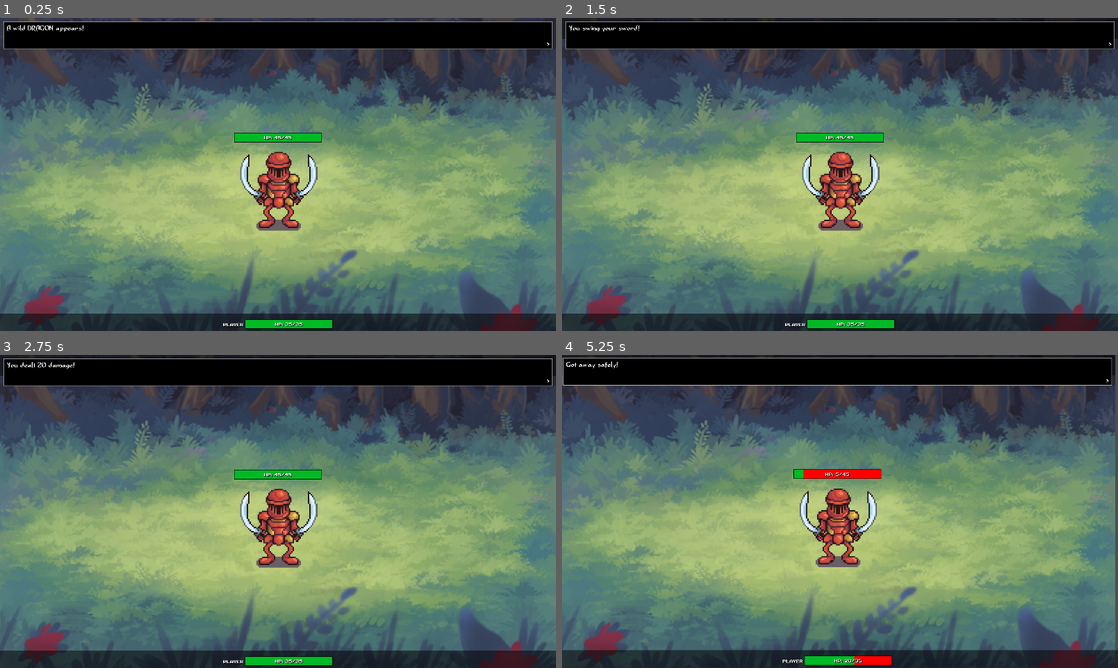
Above: before the commit, frames 1-4 (two rows, left to right).
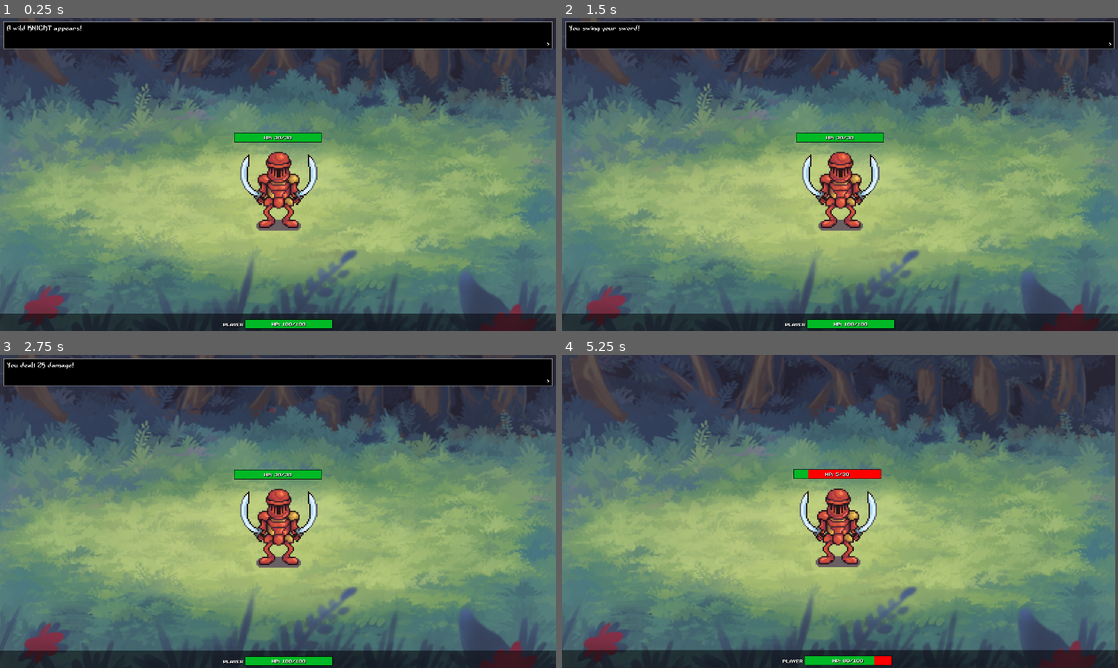
Above: after the commit, the same moments.

Repository: elliottdombrowski/tb-rpg
Game: Godot game, scene res://scenes/main/main.tscn
Same seed, same stepped clock (60 frames per second), same inputs: the game is played once before the commit and once after it.
Inputs (mouse positions are in pixels of both pictures, inside the frame that each line leads up to):
- Up to frame 1 (0.25 s): no input
- Up to frame 2 (1.5 s): tap Enter (ui_accept) at 0.5, 0.77 s; move the mouse to (962, 158) at 0.52 s; click (962, 158) at 0.67 s; click "Attack" at 1.25 s
- Up to frame 3 (2.75 s): click (461, 364) at 2 s, where only the run before the commit has a clickable "Run"
- Up to frame 4 (5.25 s): click (840, 364) at 2.75 s, where only the run before the commit has a clickable "Defend"; click (656, 364) at 3.5 s, where only the run before the commit has a clickable "Attack"; click (840, 364) at 4.25 s, where only the run before the commit has a clickable "Defend"; click (1023, 364) at 5 s, where only the run before the commit has a clickable "Run"

The runs differ from the first frame. In frame 1, 0.2% of the frame differs, in the area x 5-56%, y 2-99%; in frame 2, 1.3%; in frame 3, 1.3%; in frame 4, 9.9%, in the area x 0-100%, y 0-100%.

Commit message:
blueprint done, added fields to player

Diff:
--- a/resources/base_enemy.gd
+++ b/resources/base_enemy.gd
@@ -1,6 +1,7 @@
 extends Resource
 
-@export var name    : String = "Enemy"
-@export var texture : Texture = null
-@export var health  : int = 30
-@export var damage  : int = 20
+@export var name          : String  = "Enemy"
+@export var texture       : Texture = null
+@export var health_points : int     = 30
+@export var magic_points  : int     = 10
+@export var attack_damage : int     = 20
--- a/resources/dragon.tres
+++ /dev/null
@@ -1,11 +0,0 @@
-[gd_resource type="Resource" load_steps=3 format=3 uid="uid://neodjrle8b6x"]
-
-[ext_resource type="Script" path="res://resources/base_enemy.gd" id="1_hgjb2"]
-[ext_resource type="Texture2D" uid="uid://hegm0h0qjnxl" path="res://assets/characters/enemies/battle/07b.png" id="2_boydr"]
-
-[resource]
-script = ExtResource("1_hgjb2")
-name = "Dragon"
-texture = ExtResource("2_boydr")
-health = 45
-damage = 15
--- /dev/null
+++ b/resources/knight.tres
@@ -0,0 +1,11 @@
+[gd_resource type="Resource" load_steps=3 format=3 uid="uid://neodjrle8b6x"]
+
+[ext_resource type="Script" path="res://resources/base_enemy.gd" id="1_7ru60"]
+[ext_resource type="Texture2D" uid="uid://hegm0h0qjnxl" path="res://assets/characters/enemies/battle/07b.png" id="2_cflyo"]
+
+[resource]
+script = ExtResource("1_7ru60")
+name = "Knight"
+texture = ExtResource("2_cflyo")
+health = 45
+damage = 15
--- a/scenes/autoload/player_stats.gd
+++ b/scenes/autoload/player_stats.gd
@@ -1,5 +1,11 @@
 extends Node
 
-var max_health     : int = 35
-var current_health : int = 35
-var damage         : int = 20
+var max_health_points     : int   = 100
+var current_health_points : int   = 100
+var max_magic_points      : int   = 20
+var current_magic_points  : int   = 20
+var attack_damage         : int   = 25
+var attack_speed          : float = 0.0
+var crit_chance           : float = 0.5
+var dodge_chance          : float = 0.5
+var defense               : int   = 30
--- a/scenes/battle/battle.gd
+++ b/scenes/battle/battle.gd
@@ -14,18 +14,19 @@
 @export_range(0,1) var run_chance : float = 0.5
 @export            var enemy      : Resource = null
 
-var current_player_health = 0
-var current_enemy_health  = 0
+var current_player_health : int  = 0
+var current_enemy_health  : int  = 0
+var is_defending          : bool = false
 
 
 func _ready():
-	set_health(player_health_bar, PlayerStats.current_health, PlayerStats.max_health)
-	set_health(enemy_health_bar, enemy.health, enemy.health)
+	set_health(player_health_bar, PlayerStats.current_health_points, PlayerStats.max_health_points)
+	set_health(enemy_health_bar, enemy.health_points, enemy.health_points)
 	enemy_texture.texture = enemy.texture
 
 	# Initialize health values
-	current_player_health = PlayerStats.current_health
-	current_enemy_health  = enemy.health
+	current_player_health = PlayerStats.current_health_points
+	current_enemy_health  = enemy.health_points
 
 	textbox.hide()
 	actions_panel.hide()
@@ -45,18 +46,30 @@
 func enemy_turn():
 	display_text("%s launches at you!" % enemy.name)
 	await textbox_closed
-	display_text("%s did %d damage!" % [enemy.name, enemy.damage])
-	await textbox_closed
 
-	# Make sure to never let health drop below 0
-	current_player_health = max(0, current_player_health - enemy.damage)
-	set_health(player_health_bar, current_player_health, PlayerStats.max_health)
+	if is_defending:
+		is_defending = false
+		animation.play("player_damaged_defending")
+		await animation.animation_finished
 
-	animation.play("player_damaged")
-	await animation.animation_finished
+		display_text("You defended successfully!")
+		await textbox_closed
+	else:
+		display_text("%s did %d damage!" % [enemy.name, enemy.attack_damage])
+		await textbox_closed
+
+		# Make sure to never let health drop below 0
+		current_player_health = max(0, current_player_health - enemy.attack_damage)
+		set_health(player_health_bar, current_player_health, PlayerStats.max_health_points)
+
+		animation.play("player_damaged")
+		await animation.animation_finished
+
+	actions_panel.show()
 
 
 func display_text(text):
+	actions_panel.hide()
 	textbox.show()
 	textbox_label.text = text
 
@@ -70,15 +83,33 @@
 func _on_attack_pressed():
 	display_text("You swing your sword!")
 	await textbox_closed
-	display_text("You dealt %d damage!" % PlayerStats.damage)
+	display_text("You dealt %d damage!" % PlayerStats.attack_damage)
 	await textbox_closed
 
 	# Make sure to never let health drop below 0
-	current_enemy_health = max(0, current_enemy_health - PlayerStats.damage)
-	set_health(enemy_health_bar, current_enemy_health, enemy.health)
+	current_enemy_health = max(0, current_enemy_health - PlayerStats.attack_damage)
+	set_health(enemy_health_bar, current_enemy_health, enemy.health_points)
 
 	animation.play("enemy_damaged")
 	await animation.animation_finished
+
+	# Check if enemy is dead
+	if current_enemy_health == 0:
+		display_text("%s was defeated!" % enemy.name)
+		await textbox_closed
+		animation.play("enemy_defeated")
+		await animation.animation_finished
+		await get_tree().create_timer(.25).timeout
+		return
+
+	enemy_turn()
+
+
+func _on_defend_pressed():
+	is_defending = true
+	display_text("You prepare defensively!")
+	await textbox_closed
+	await get_tree().create_timer(.25).timeout
 	enemy_turn()
 
 
--- a/scenes/battle/battle.tscn
+++ b/scenes/battle/battle.tscn
@@ -1,9 +1,9 @@
-[gd_scene load_steps=18 format=3 uid="uid://cxwhbpsixv6lj"]
+[gd_scene load_steps=20 format=3 uid="uid://cxwhbpsixv6lj"]
 
 [ext_resource type="Texture2D" uid="uid://bvqn8c7smrwkx" path="res://assets/backgrounds/battleback1.png" id="1_sfa1b"]
 [ext_resource type="Script" path="res://scenes/battle/battle.gd" id="1_xsq6h"]
 [ext_resource type="Texture2D" uid="uid://hegm0h0qjnxl" path="res://assets/characters/enemies/battle/07b.png" id="2_0451p"]
-[ext_resource type="Resource" uid="uid://neodjrle8b6x" path="res://resources/dragon.tres" id="2_ftwma"]
+[ext_resource type="Resource" uid="uid://neodjrle8b6x" path="res://resources/knight.tres" id="2_ekmy7"]
 [ext_resource type="FontFile" uid="uid://654wi25h7d5f" path="res://assets/fonts/NESCyrillic.ttf" id="2_q1436"]
 [ext_resource type="PackedScene" uid="uid://b6qucaybngnak" path="res://scenes/game_objects/cameras/battle_camera/battle_camera.tscn" id="3_5gpi6"]
 [ext_resource type="FontFile" uid="uid://di8e0q2uvkj8c" path="res://assets/fonts/Adventurer.ttf" id="4_af355"]
@@ -79,13 +79,25 @@
 tracks/1/type = "value"
 tracks/1/imported = false
 tracks/1/enabled = true
-tracks/1/path = NodePath("BattleCamera:position")
+tracks/1/path = NodePath("EnemyContainer:modulate")
 tracks/1/interp = 1
 tracks/1/loop_wrap = true
 tracks/1/keys = {
 "times": PackedFloat32Array(0),
 "transitions": PackedFloat32Array(1),
 "update": 0,
+"values": [Color(1, 1, 1, 1)]
+}
+tracks/2/type = "value"
+tracks/2/imported = false
+tracks/2/enabled = true
+tracks/2/path = NodePath("BattleCamera:position")
+tracks/2/interp = 1
+tracks/2/loop_wrap = true
+tracks/2/keys = {
+"times": PackedFloat32Array(0),
+"transitions": PackedFloat32Array(1),
+"update": 0,
 "values": [Vector2(0, 0)]
 }
 
@@ -102,13 +114,45 @@
 "transitions": PackedFloat32Array(1, 1, 1, 1, 1, 1, 1, 1, 1),
 "update": 0,
 "values": [Vector2(0, 0), Vector2(-2, -2), Vector2(6, 1), Vector2(1, 7), Vector2(7, 5), Vector2(3, 9), Vector2(10, 10), Vector2(4, 13), Vector2(0, 0)]
+}
+
+[sub_resource type="Animation" id="Animation_totcl"]
+resource_name = "player_damaged_defending"
+tracks/0/type = "value"
+tracks/0/imported = false
+tracks/0/enabled = true
+tracks/0/path = NodePath("BattleCamera:position")
+tracks/0/interp = 2
+tracks/0/loop_wrap = true
+tracks/0/keys = {
+"times": PackedFloat32Array(0, 0.1, 0.2, 0.3, 0.4, 0.5, 0.6, 0.7, 0.8),
+"transitions": PackedFloat32Array(1, 1, 1, 1, 1, 1, 1, 1, 1),
+"update": 0,
+"values": [Vector2(0, 0), Vector2(-1, -1), Vector2(2, 1), Vector2(1, 3), Vector2(4, 3), Vector2(1, 4), Vector2(3, 4), Vector2(2, 4), Vector2(0, 0)]
+}
+
+[sub_resource type="Animation" id="Animation_mwrfx"]
+resource_name = "enemy_defeated"
+tracks/0/type = "value"
+tracks/0/imported = false
+tracks/0/enabled = true
+tracks/0/path = NodePath("EnemyContainer:modulate")
+tracks/0/interp = 1
+tracks/0/loop_wrap = true
+tracks/0/keys = {
+"times": PackedFloat32Array(0, 1),
+"transitions": PackedFloat32Array(1, 1),
+"update": 0,
+"values": [Color(1, 1, 1, 1), Color(1, 1, 1, 0)]
 }
 
 [sub_resource type="AnimationLibrary" id="AnimationLibrary_hcfq8"]
 _data = {
 "RESET": SubResource("Animation_wghfu"),
 "enemy_damaged": SubResource("Animation_ttn58"),
-"player_damaged": SubResource("Animation_h6oed")
+"enemy_defeated": SubResource("Animation_mwrfx"),
+"player_damaged": SubResource("Animation_h6oed"),
+"player_damaged_defending": SubResource("Animation_totcl")
 }
 
 [node name="Battle" type="Control"]
@@ -119,18 +163,18 @@
 grow_horizontal = 2
 grow_vertical = 2
 script = ExtResource("1_xsq6h")
-enemy = ExtResource("2_ftwma")
+enemy = ExtResource("2_ekmy7")
+
+[node name="Background" type="TextureRect" parent="."]
+layout_mode = 1
+anchors_preset = 15
+anchor_right = 1.0
+anchor_bottom = 1.0
+grow_horizontal = 2
+grow_vertical = 2
+texture = ExtResource("1_sfa1b")
 
 [node name="BattleCamera" parent="." instance=ExtResource("3_5gpi6")]
-
-[node name="Background" type="TextureRect" parent="."]
-layout_mode = 1
-anchors_preset = 15
-anchor_right = 1.0
-anchor_bottom = 1.0
-grow_horizontal = 2
-grow_vertical = 2
-texture = ExtResource("1_sfa1b")
 
 [node name="EnemyContainer" type="VBoxContainer" parent="."]
 layout_mode = 1
@@ -334,4 +378,5 @@
 }
 
 [connection signal="pressed" from="ActionsPanel/Actions/Attack" to="." method="_on_attack_pressed"]
+[connection signal="pressed" from="ActionsPanel/Actions/Defend" to="." method="_on_defend_pressed"]
 [connection signal="pressed" from="ActionsPanel/Actions/Run" to="." method="_on_run_pressed"]
